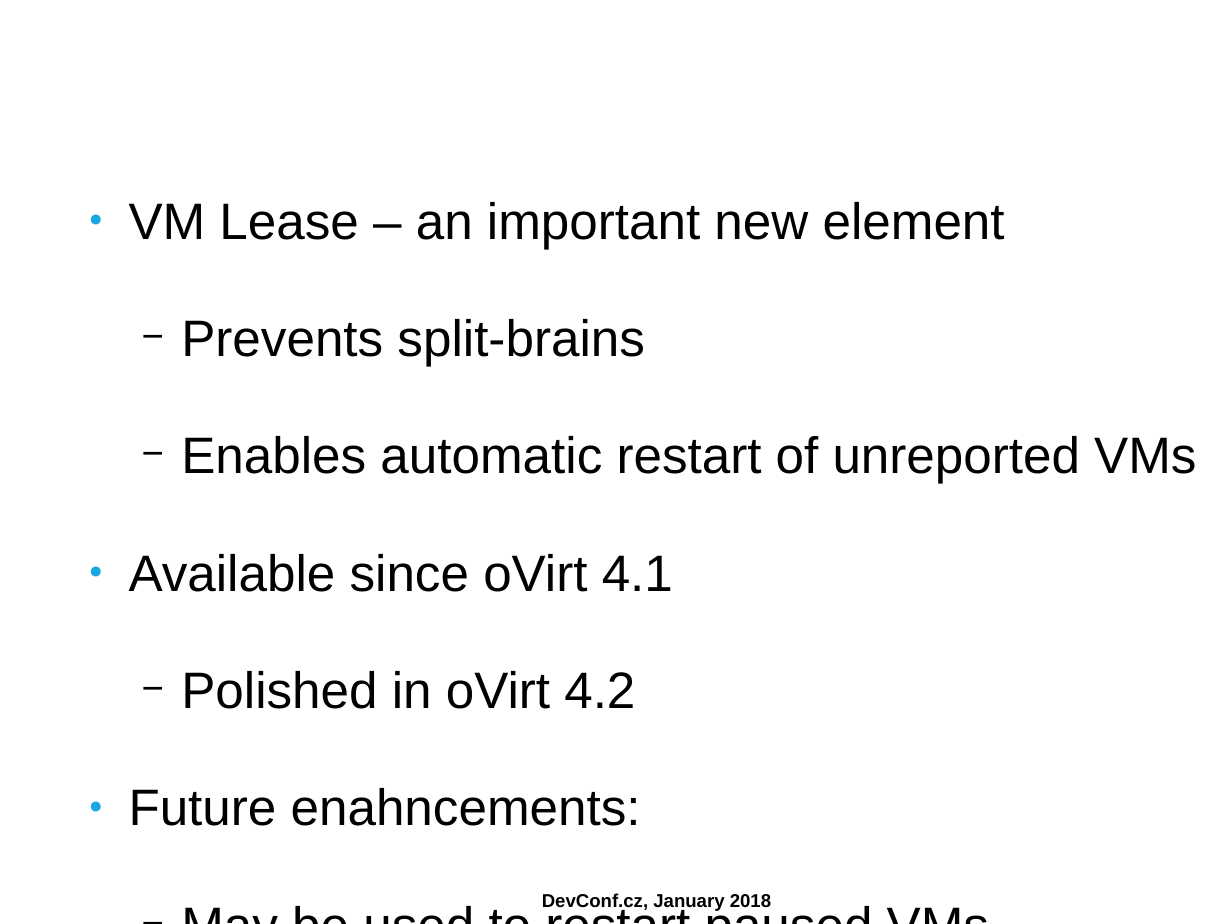
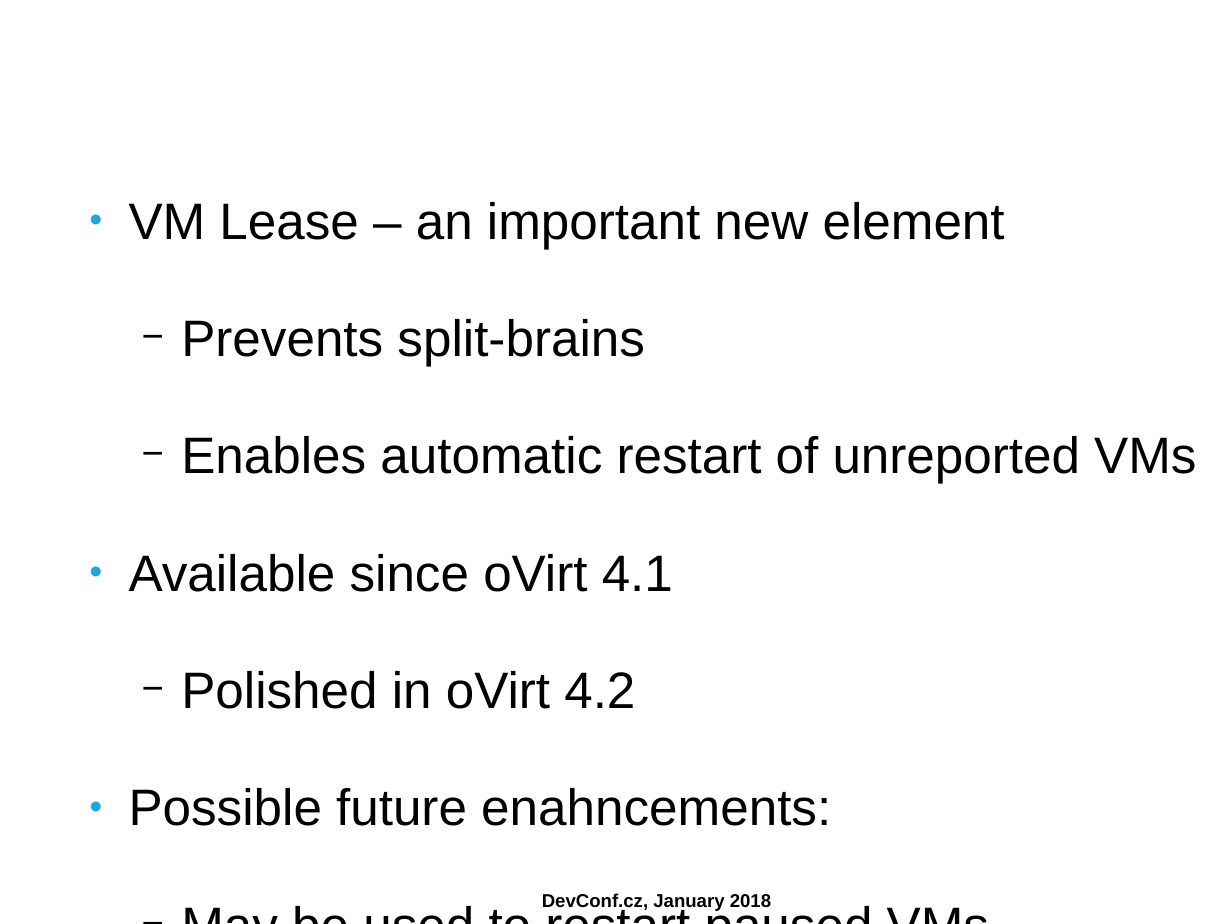
Before and after one commit to ahadas/ahadas.github.io, a slide deck: slide 52 of slides/high_availability_with_no_split_brains.odp. Drawn at 1232x924 pixels with LibreOffice and Linux fonts; fonts in the diff are those of the drawing; background and template pictures are left out. Boxes give left, top, right and bottom in pixels: in the first picture for what was removed or moved away, otherwise in the second. Text is boxed around its words. In the diff, an @@ line names an element or a change of style, - is before the commit and + after.

```diff
--- a/slides/high_availability_with_no_split_brains.odp
+++ b/slides/high_availability_with_no_split_brains.odp
@@ text at (x1=129, y1=788, x2=831, y2=826): text changed @@
-● Future enahncements:
+● Possible future enahncements:
```
Also in this commit, not shown: 2 other slides changed, 1 other file.
